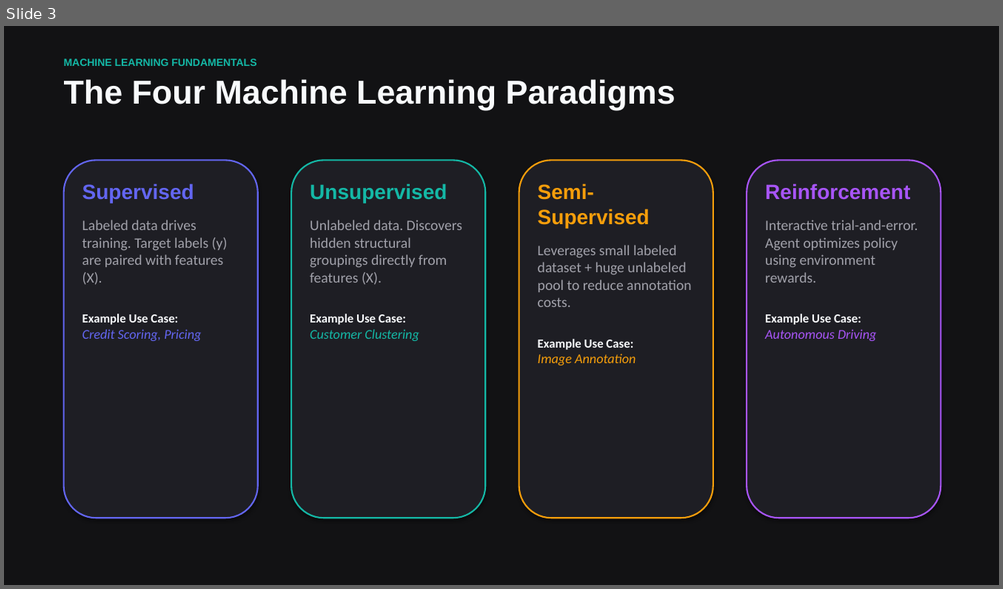
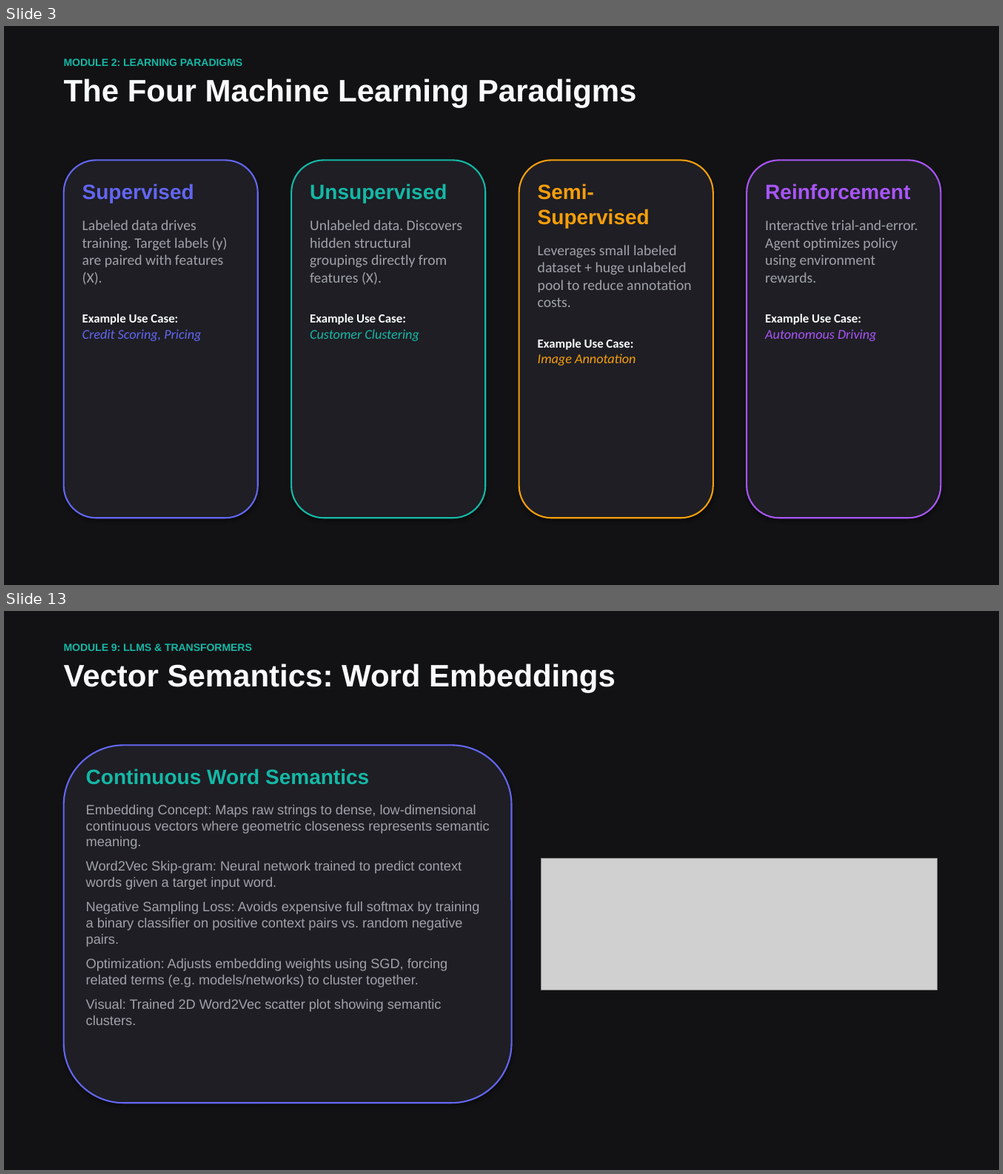
Before and after one commit to vdonthireddy/ai-course, a slide deck: machine_learning_fundamentals.pptx. Shown one above the other, each under a label of ours: slide 3 before the commit, slides 3 and 13 after it; the slides between them are not shown. The pictures are 1003x589 and 1003x1174 pixels, drawn with LibreOffice and Linux fonts; fonts in the diff are those of the drawing; grey boxes stand for pictures. Boxes give left, top, right and bottom in pixels: in the first picture for what was removed or moved away, otherwise in the second. Text is boxed around its words. In the diff, an @@ line names an element or a change of style, - is before the commit and + after.

Commit message:
feat: expand ML presentation to 21 slides covering all modules, scratch code, LLM chapters, and mathematical glossary with auto-scaled plots

```diff
--- a/machine_learning_fundamentals.pptx
+++ b/machine_learning_fundamentals.pptx
@@ slide 13 added at (x1=4, y1=611, x2=999, y2=1170), background #121214 @@
@@ text added at (x1=64, y1=644, x2=252, y2=651), 10 pt, text #14B8A6, bold @@
+MODULE 9: LLMS & TRANSFORMERS
@@ text added at (x1=64, y1=664, x2=615, y2=692), 30 pt, text #F8FAFC, bold @@
+Vector Semantics: Word Embeddings
@@ rounded rectangle added at (x1=64, y1=745, x2=512, y2=1103), fill #1E1E24, outline #6366F1 1.5 pt @@
@@ text added at (x1=86, y1=769, x2=489, y2=1025), 13 pt, text #A1A1AA @@
+Continuous Word Semantics
+Embedding Concept: Maps raw strings to dense, low-dimensional continuous vectors where geometric closeness represents semantic meaning.
+Word2Vec Skip-gram: Neural network trained to predict context words given a target input word.
+Negative Sampling Loss: Avoids expensive full softmax by training a binary classifier on positive context pairs vs. random negative pairs.
+Optimization: Adjusts embedding weights using SGD, forcing related terms (e.g. models/networks) to cluster together.
+Visual: Trained 2D Word2Vec scatter plot showing semantic clusters.
@@ picture added at (x1=541, y1=859, x2=936, y2=991) @@
@@ slide 3 changed as well @@
@@ text at (x1=64, y1=59, x2=242, y2=66): text changed @@
-MACHINE LEARNING FUNDAMENTALS
+MODULE 2: LEARNING PARADIGMS
@@ text "The Four Machine Learning Paradigms" at (x1=64, y1=79, x2=637, y2=107): size 32 to 30 pt @@
```
Also in this commit, not shown: 5 other slides changed, 14 other slides added, 4 slides removed, 1 other file.
